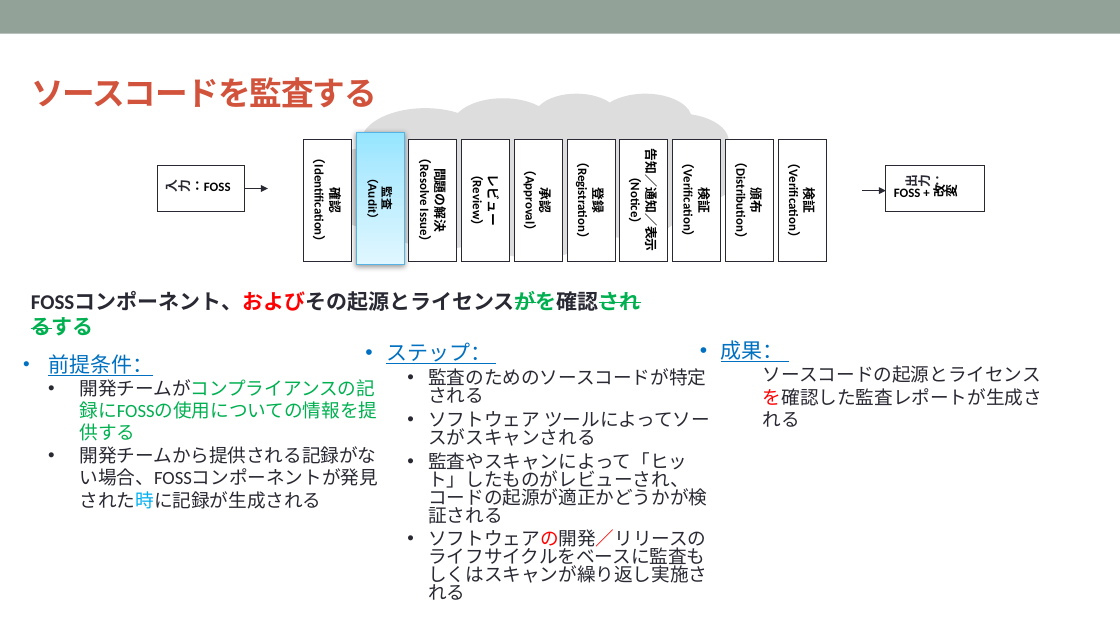
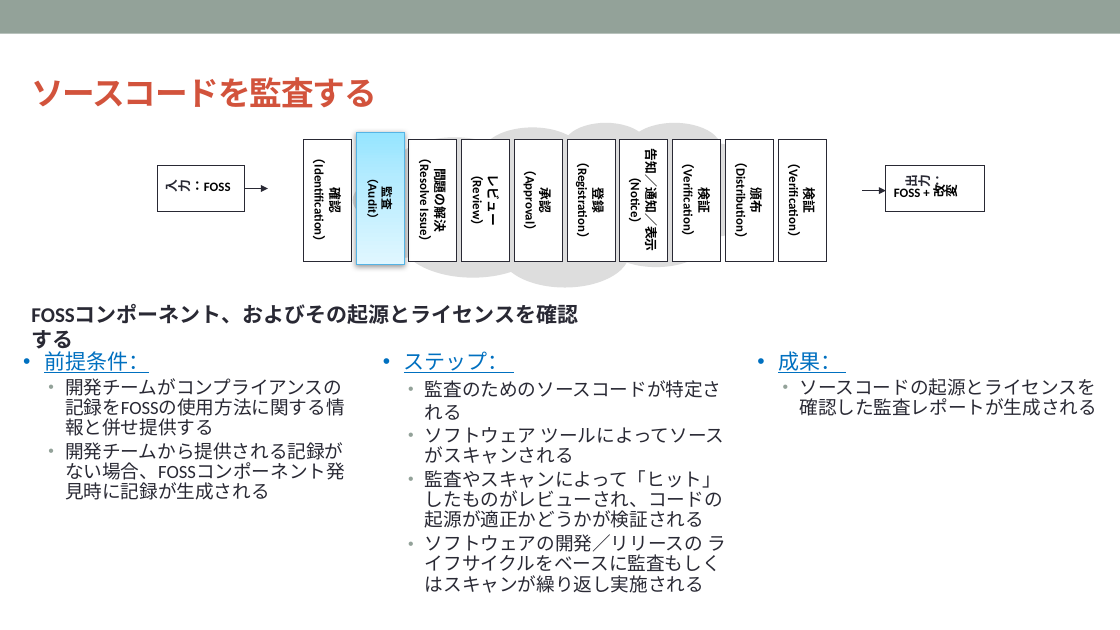
Before and after one commit to OpenChain-Project/Curriculum-Translation-JP, a slide deck: slide 55 of RC/openchain-curriculum-release-2-jp_rc1.0.pptx. Drawn at 1120x630 pixels with LibreOffice and Linux fonts; fonts in the diff are those of the drawing; background and template pictures are left out. Boxes give left, top, right and bottom in pixels: in the first picture for what was removed or moved away, otherwise in the second. Text is boxed around its words. In the diff, an @@ line names an element or a change of style, - is before the commit and + after.

```diff
--- a/RC/openchain-curriculum-release-2-jp_rc1.0.pptx
+++ b/RC/openchain-curriculum-release-2-jp_rc1.0.pptx
@@ thought cloud: place and size @@
-thought cloud at bbox=[323, 93, 738, 258]
+thought cloud at bbox=[353, 123, 767, 287]
@@ text at bbox=[31, 305, 578, 324]: text changed @@
-FOSSコンポーネント、およびその起源とライセンスがを確認されるする
+FOSSコンポーネント、およびその起源とライセンスを確認する
@@ text "前提条件：": place and size @@
-text "前提条件：" at bbox=[80, 375, 378, 486]
+text "前提条件：" at bbox=[65, 378, 345, 484]
@@ text "前提条件：" at bbox=[65, 378, 345, 484]: indent changed; line spacing 1.5 to 0.9 @@
@@ text "ステップ：": place and size @@
-text "ステップ：" at bbox=[428, 368, 710, 587]
+text "ステップ：" at bbox=[425, 380, 726, 593]
@@ text "ステップ：" at bbox=[425, 380, 726, 593]: text colour #FF0000 to #292934 in "ソフトウェアの開発／リリースの"; line spacing 0.8 to 0.9; indent changed; line spacing 0.8 to 1; less space between paragraphs @@
@@ text "成果：": place and size @@
-text "成果：" at bbox=[721, 340, 1042, 427]
+text "成果：" at bbox=[778, 351, 1097, 416]
@@ text at bbox=[65, 378, 345, 484]: text changed @@
-• 開発チームがコンプライアンスの記録にFOSSの使用についての情報を提供する
-• 開発チームから提供される記録がない場合、FOSSコンポーネントが発見された時に記録が生成される
+  • 開発チームがコンプライアンスの記録をFOSSの使用方法に関する情報と併せ提供する
+  • 開発チームから提供される記録がない場合、FOSSコンポーネント発見時に記録が生成される
@@ text at bbox=[799, 378, 1097, 416]: text colour #FF0000 to #292934 in "ソースコードの起源とライセンスを確認した監査レポートが生成される"; bullet none to •; list level 1 to 2 in "ソースコードの起源とライセンスを確認した監査レポートが生成される"; line spacing 1 to 0.9 @@
```
Also in this commit, not shown: 10 other slides changed.
